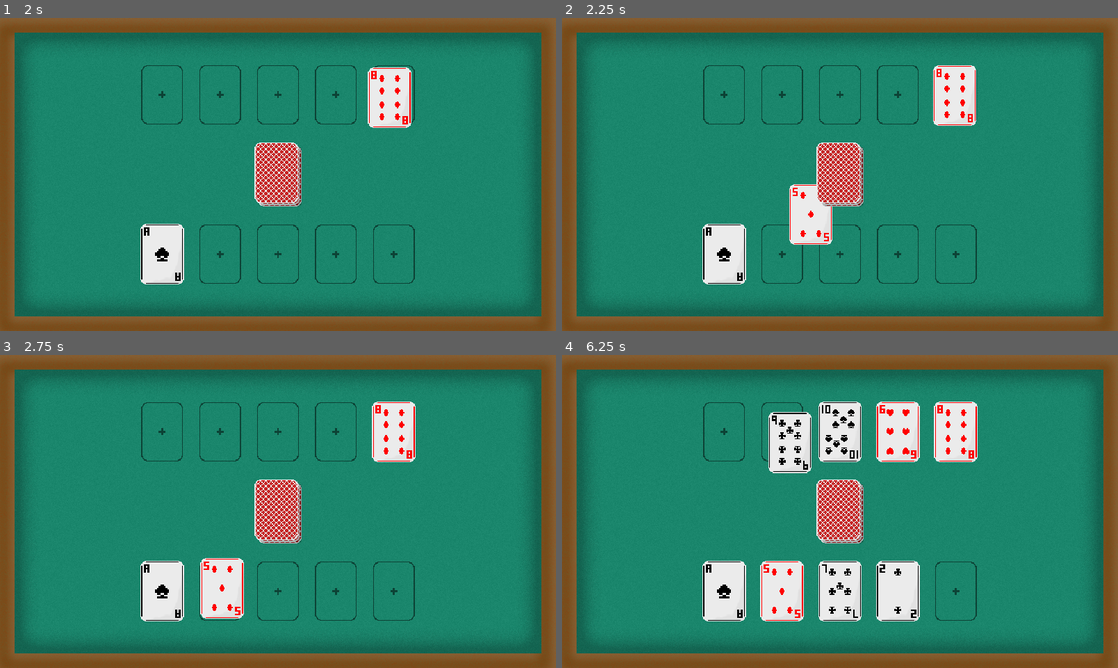
Above: before the commit, frames 1-4 (two rows, left to right).
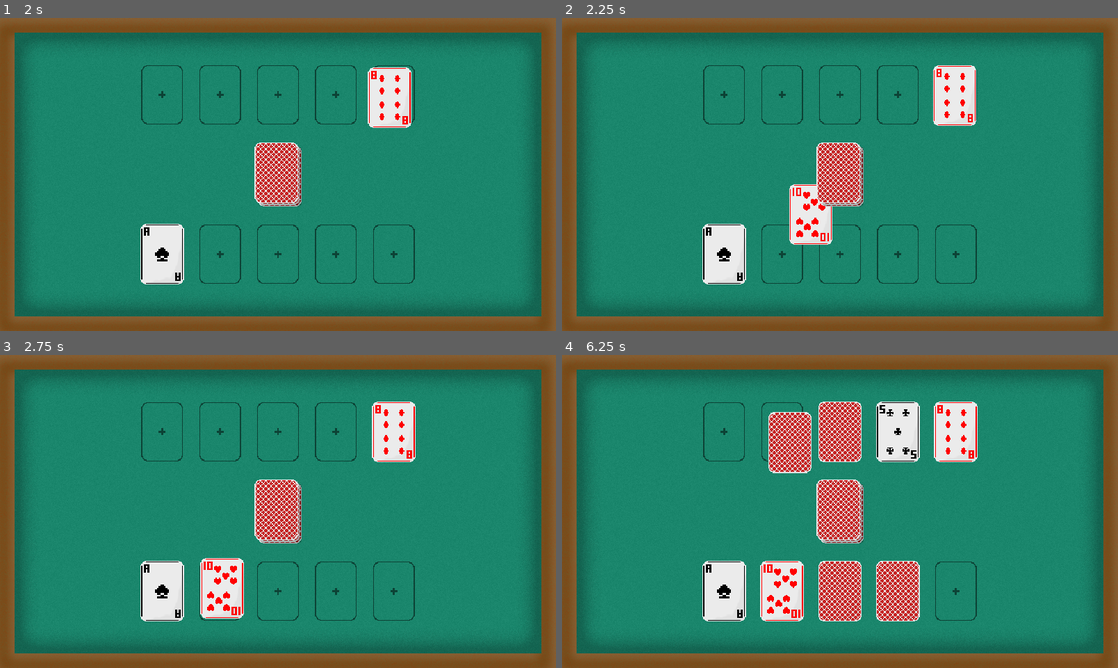
Above: after the commit, the same moments.

Repository: 7itanium/PvPoker
Game: Godot game, scene res://Scenes/table.tscn
The game is run twice, just before and just after one commit, with the same random seed, the same clock (stepped at 60 frames per second) and the same inputs.
Inputs:
- Up to frame 1 (2 s): tap Enter at 0.5 s; tap S (P1-Hit) at 0.6 s; tap L (P2-Hit) at 1.35 s
- Up to frame 2 (2.25 s): tap S (P1-Hit) at 2.1 s
- Up to frame 3 (2.75 s): no input
- Up to frame 4 (6.25 s): tap L (P2-Hit) at 2.85, 4.35, 5.85 s; tap S (P1-Hit) at 3.6, 5.1 s

Frame 1 is identical in both runs. In frame 2, 0.2% of the frame differs, in the area x 41-48%, y 54-72%; in frame 3, 0.3%; in frame 4, 4.6%, in the area x 36-65%, y 15-85%.

Commit message:
More dealing
Changed card default texture

Diff:
--- a/Scenes/table.tscn
+++ b/Scenes/table.tscn
@@ -1,29 +1,20 @@
-[gd_scene load_steps=27 format=3 uid="uid://c446oaxmr7uo"]
+[gd_scene load_steps=18 format=3 uid="uid://c446oaxmr7uo"]
 
 [ext_resource type="Texture2D" uid="uid://cxd1l5t5ou1iq" path="res://Sprites/Table.png" id="1_2fe8g"]
 [ext_resource type="Script" path="res://Scripts/game_manager.gd" id="1_dgbpv"]
 [ext_resource type="Texture2D" uid="uid://iciw52fjflr5" path="res://Sprites/Cards/empty.png" id="2_umrlr"]
 [ext_resource type="Texture2D" uid="uid://m7puj5cxuq1q" path="res://Sprites/Deck.png" id="3_u5355"]
-[ext_resource type="Texture2D" uid="uid://2gnvor2mvk71" path="res://Sprites/Cards/Spades/ace.png" id="4_oj68l"]
 [ext_resource type="Script" path="res://Scripts/card_1.gd" id="5_1cnmm"]
 [ext_resource type="Script" path="res://Scripts/card_2.gd" id="7_cnslf"]
-[ext_resource type="Texture2D" uid="uid://s5flu5wxigxt" path="res://Sprites/Cards/Diamonds/five.png" id="7_loj4w"]
 [ext_resource type="Script" path="res://Scripts/card_3.gd" id="9_c6qw5"]
-[ext_resource type="Texture2D" uid="uid://rtc3mbfnbspw" path="res://Sprites/Cards/Clubs/seven.png" id="9_i6r3x"]
 [ext_resource type="Script" path="res://Scripts/card_4.gd" id="10_kyqmf"]
 [ext_resource type="Script" path="res://Scripts/card_5.gd" id="11_jh6l4"]
-[ext_resource type="Texture2D" uid="uid://darm3ijgmg8l1" path="res://Sprites/Cards/Clubs/two.png" id="11_y47nu"]
-[ext_resource type="Texture2D" uid="uid://dyun2yixr3v5r" path="res://Sprites/Cards/Hearts/nine.png" id="13_nxbnt"]
-[ext_resource type="Texture2D" uid="uid://tto32j587jbi" path="res://Sprites/Cards/Diamonds/eight.png" id="15_0ssfa"]
 [ext_resource type="Script" path="res://Scripts/2card_1.gd" id="15_hhnx1"]
+[ext_resource type="Texture2D" uid="uid://caep3dkg6usxw" path="res://Sprites/Cards/back.png" id="15_jmfcd"]
 [ext_resource type="Script" path="res://Scripts/2card_2.gd" id="16_shv4x"]
 [ext_resource type="Script" path="res://Scripts/2card_3.gd" id="17_tfxro"]
-[ext_resource type="Texture2D" uid="uid://delb7u8bugm3g" path="res://Sprites/Cards/Hearts/six.png" id="17_wlock"]
 [ext_resource type="Script" path="res://Scripts/2card_4.gd" id="18_xmcxw"]
 [ext_resource type="Script" path="res://Scripts/2card_5.gd" id="19_7d264"]
-[ext_resource type="Texture2D" uid="uid://hwbeh212ar2o" path="res://Sprites/Cards/Spades/ten.png" id="19_pr3dj"]
-[ext_resource type="Texture2D" uid="uid://bcrw8aenpilui" path="res://Sprites/Cards/Clubs/nine.png" id="21_v864l"]
-[ext_resource type="Texture2D" uid="uid://06fq22y6tstq" path="res://Sprites/Cards/Spades/queen.png" id="23_6n8v4"]
 
 [sub_resource type="AtlasTexture" id="AtlasTexture_6mi0s"]
 atlas = ExtResource("3_u5355")
@@ -116,31 +107,31 @@
 [node name="Card 1" type="Sprite2D" parent="P1 Cards"]
 z_index = 10
 scale = Vector2(3, 3)
-texture = ExtResource("4_oj68l")
+texture = ExtResource("15_jmfcd")
 script = ExtResource("5_1cnmm")
 
 [node name="Card 2" type="Sprite2D" parent="P1 Cards"]
 z_index = 10
 scale = Vector2(3, 3)
-texture = ExtResource("7_loj4w")
+texture = ExtResource("15_jmfcd")
 script = ExtResource("7_cnslf")
 
 [node name="Card 3" type="Sprite2D" parent="P1 Cards"]
 z_index = 10
 scale = Vector2(3, 3)
-texture = ExtResource("9_i6r3x")
+texture = ExtResource("15_jmfcd")
 script = ExtResource("9_c6qw5")
 
 [node name="Card 4" type="Sprite2D" parent="P1 Cards"]
 z_index = 10
 scale = Vector2(3, 3)
-texture = ExtResource("11_y47nu")
+texture = ExtResource("15_jmfcd")
 script = ExtResource("10_kyqmf")
 
 [node name="Card 5" type="Sprite2D" parent="P1 Cards"]
 z_index = 10
 scale = Vector2(3, 3)
-texture = ExtResource("13_nxbnt")
+texture = ExtResource("15_jmfcd")
 script = ExtResource("11_jh6l4")
 
 [node name="P2 Cards" type="Node" parent="."]
@@ -148,29 +139,29 @@
 [node name="Card 1" type="Sprite2D" parent="P2 Cards"]
 z_index = 10
 scale = Vector2(3, 3)
-texture = ExtResource("15_0ssfa")
+texture = ExtResource("15_jmfcd")
 script = ExtResource("15_hhnx1")
 
 [node name="Card 2" type="Sprite2D" parent="P2 Cards"]
 z_index = 10
 scale = Vector2(3, 3)
-texture = ExtResource("17_wlock")
+texture = ExtResource("15_jmfcd")
 script = ExtResource("16_shv4x")
 
 [node name="Card 3" type="Sprite2D" parent="P2 Cards"]
 z_index = 10
 scale = Vector2(3, 3)
-texture = ExtResource("19_pr3dj")
+texture = ExtResource("15_jmfcd")
 script = ExtResource("17_tfxro")
 
 [node name="Card 4" type="Sprite2D" parent="P2 Cards"]
 z_index = 10
 scale = Vector2(3, 3)
-texture = ExtResource("21_v864l")
+texture = ExtResource("15_jmfcd")
 script = ExtResource("18_xmcxw")
 
 [node name="Card 5" type="Sprite2D" parent="P2 Cards"]
 z_index = 10
 scale = Vector2(3, 3)
-texture = ExtResource("23_6n8v4")
+texture = ExtResource("15_jmfcd")
 script = ExtResource("19_7d264")
--- a/Scripts/2card_1.gd
+++ b/Scripts/2card_1.gd
@@ -18,6 +18,9 @@
 		position.x = lerp(position.x, target_position.x, speed * delta)
 		position.y = lerp(position.y, target_position.y, speed * delta)
 
+		var dynamic_path = "res://Sprites/Cards/Diamonds/eight.png"
+		texture = load(dynamic_path)
+
 		# Optional: Snap to the target position when close enough
 		if position.distance_to(target_position) < 1:
 			position = target_position
--- a/Scripts/2card_2.gd
+++ b/Scripts/2card_2.gd
@@ -18,6 +18,9 @@
 		position.x = lerp(position.x, target_position.x, speed * delta)
 		position.y = lerp(position.y, target_position.y, speed * delta)
 
+		var dynamic_path = "res://Sprites/Cards/Clubs/five.png"
+		texture = load(dynamic_path)
+
 		# Optional: Snap to the target position when close enough
 		if position.distance_to(target_position) < 1:
 			position = target_position
--- a/Scripts/card_2.gd
+++ b/Scripts/card_2.gd
@@ -18,6 +18,9 @@
 		position.x = lerp(position.x, target_position.x, speed * delta)
 		position.y = lerp(position.y, target_position.y, speed * delta)
 
+		var dynamic_path = "res://Sprites/Cards/Hearts/ten.png"
+		texture = load(dynamic_path)
+
 		# Optional: Snap to the target position when close enough
 		if position.distance_to(target_position) < 1:
 			position = target_position
